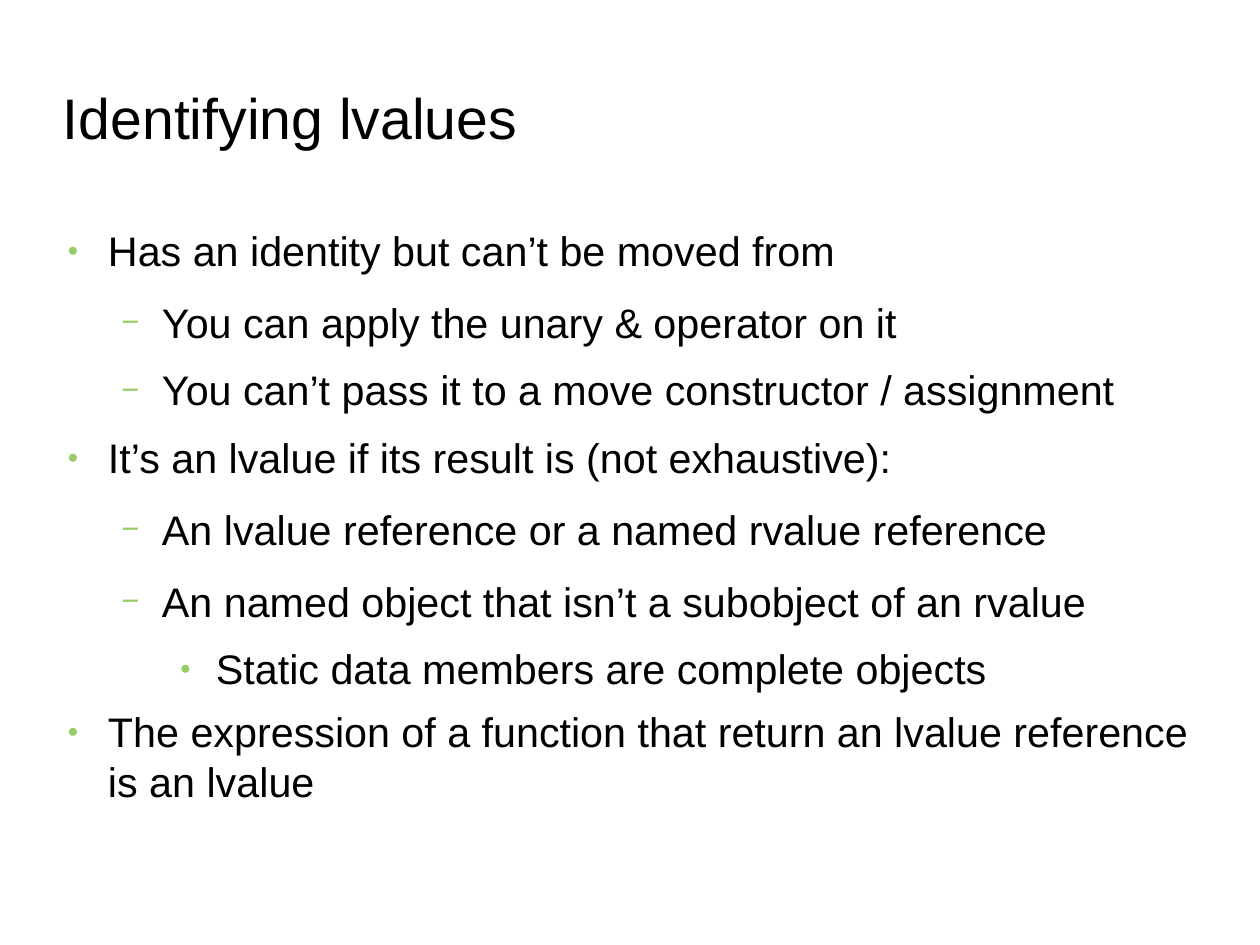
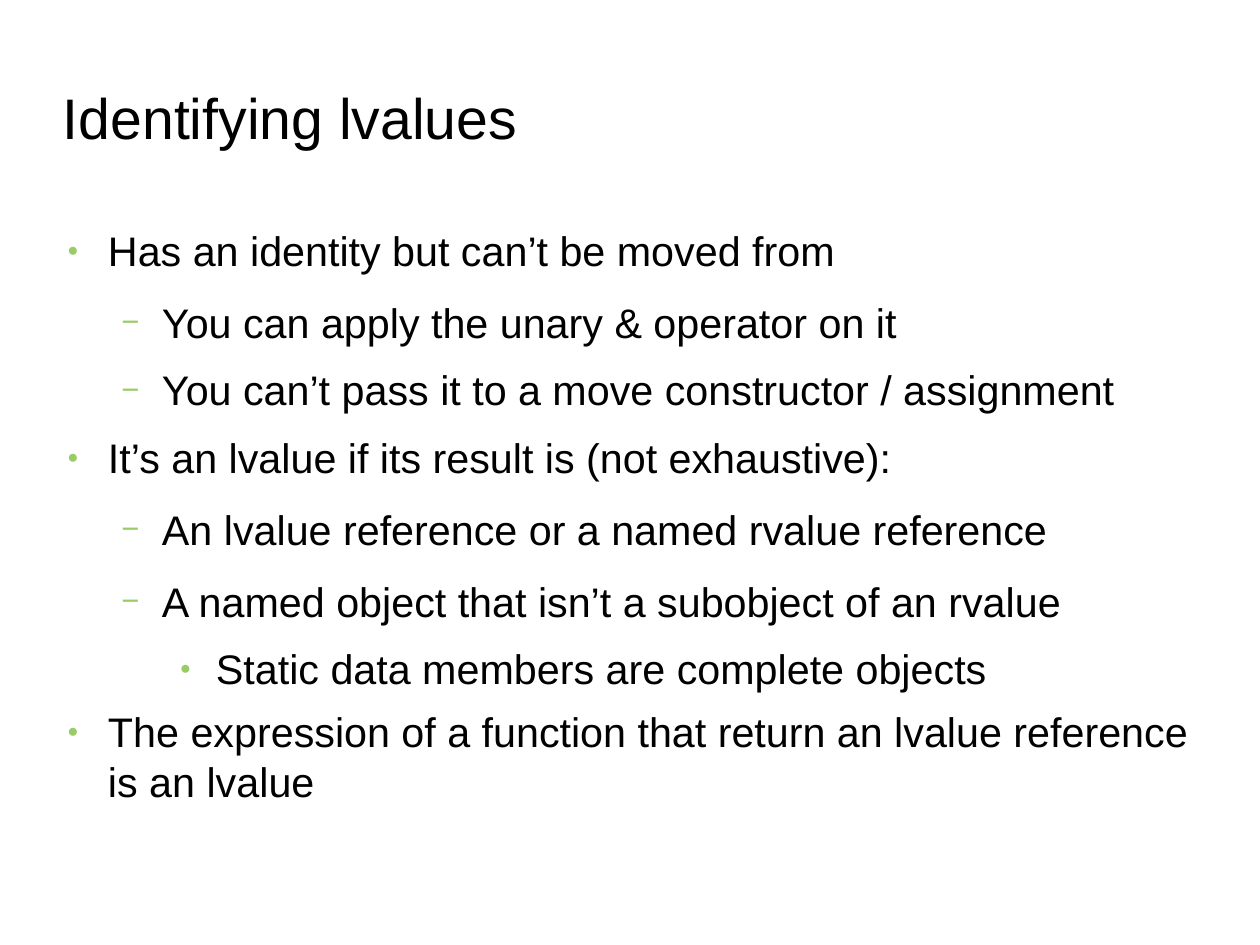
Before and after one commit to FranckRJ/CPP-trainings, a slide deck: slide 11 of traning-move.pt1.odp. Drawn at 1260x945 pixels with LibreOffice and Linux fonts; fonts in the diff are those of the drawing; background and template pictures are left out. Boxes give left, top, right and bottom in pixels: in the first picture for what was removed or moved away, otherwise in the second. Text is boxed around its words. In the diff, an @@ line names an element or a change of style, - is before the commit and + after.

```diff
--- a/traning-move.pt1.odp
+++ b/traning-move.pt1.odp
@@ text at box(162, 587, 1060, 625): text changed @@
-  − An named object that isn’t a subobject of an rvalue
+  − A named object that isn’t a subobject of an rvalue
```
Also in this commit, not shown: 1 other slide changed, 1 other file.
